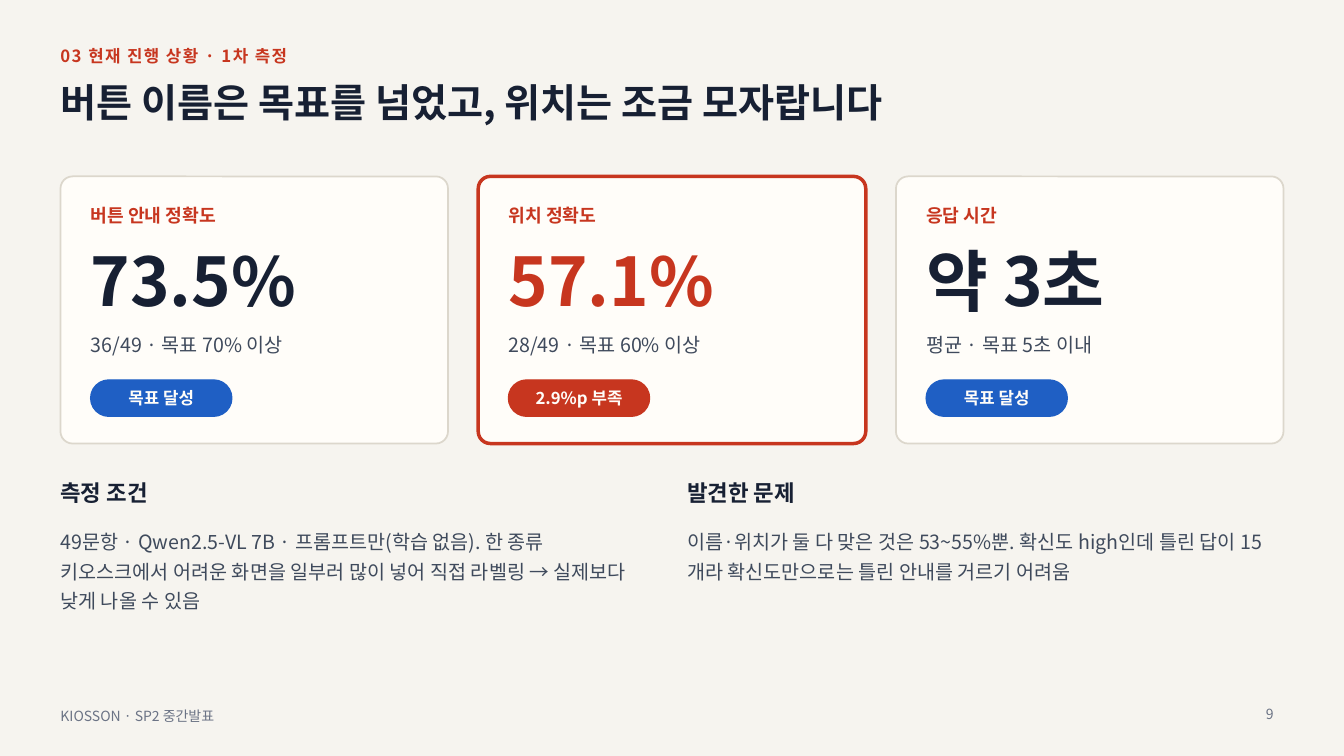
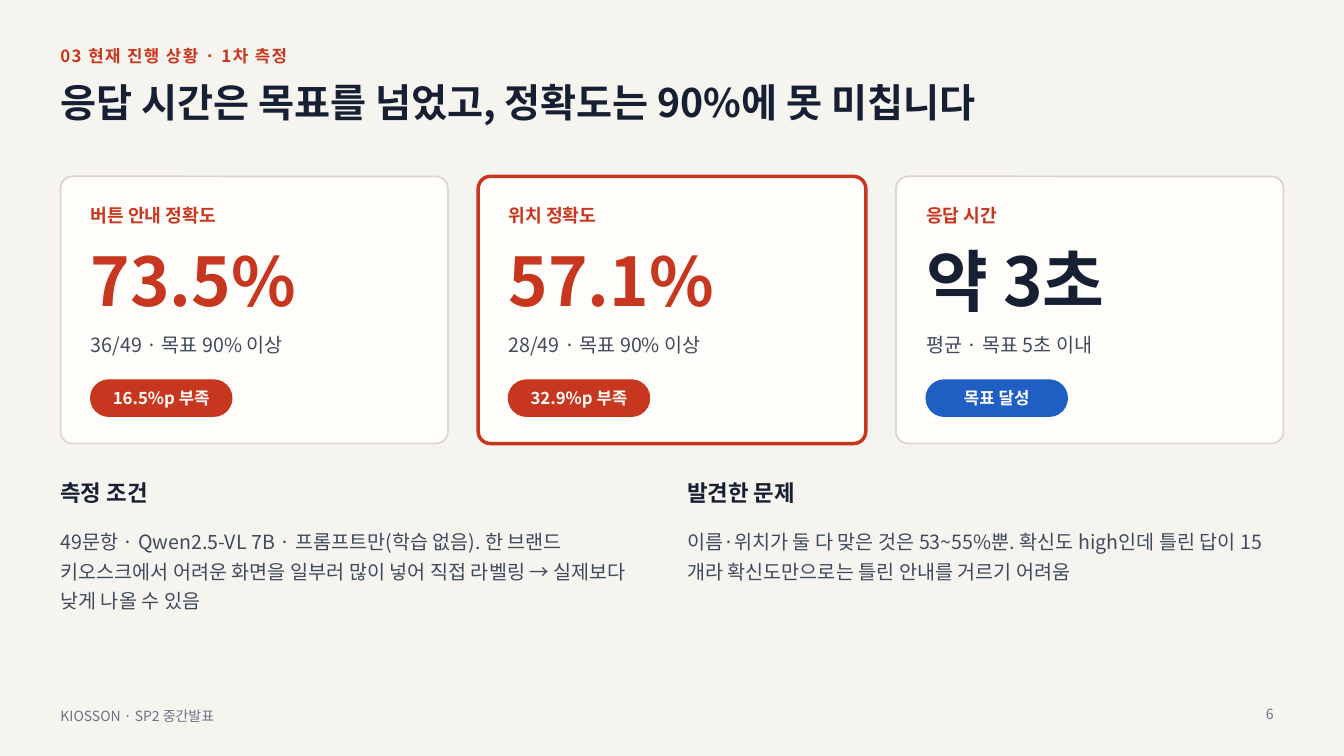
Before and after one commit to TeamProjectAIServiceDevelop/team-project, a slide deck: slide 6 of 자료/중간발표/중간발표.pptx (slide 9 before the commit). Drawn at 1344x756 pixels with LibreOffice and Linux fonts; fonts in the diff are those of the drawing. Boxes give left, top, right and bottom in pixels: in the first picture for what was removed or moved away, otherwise in the second. Text is boxed around its words. In the diff, an @@ line names an element or a change of style, - is before the commit and + after.

```diff
--- a/자료/중간발표/중간발표.pptx
+++ b/자료/중간발표/중간발표.pptx
@@ title at (60,84,975,126): text changed @@
-버튼 이름은 목표를 넘었고, 위치는 조금 모자랍니다
+응답 시간은 목표를 넘었고, 정확도는 90%에 못 미칩니다
@@ text "73.5%" at (91,255,296,307): text colour #172033 to #C7361F @@
@@ text at (91,335,283,356): text changed @@
-36/49 · 목표 70% 이상
+36/49 · 목표 90% 이상
@@ text at (508,335,701,356): text changed @@
-28/49 · 목표 60% 이상
+28/49 · 목표 90% 이상
@@ rounded rectangle at (91,380,232,416): fill #1F5FC4 to #C7361F; outline #1F5FC4 1 pt to #C7361F 1 pt @@
@@ text at (113,390,210,408): text changed @@
-목표 달성
+16.5%p 부족
@@ text at (531,390,628,408): text changed @@
-2.9%p 부족
+32.9%p 부족
@@ text at (60,532,626,610): text changed @@
-49문항 · Qwen2.5-VL 7B · 프롬프트만(학습 없음). 한 종류 키오스크에서 어려운 화면을 일부러 많이 넣어 직접 라벨링 → 실제보다 낮게 나올 수 있음
+49문항 · Qwen2.5-VL 7B · 프롬프트만(학습 없음). 한 브랜드 키오스크에서 어려운 화면을 일부러 많이 넣어 직접 라벨링 → 실제보다 낮게 나올 수 있음
@@ page number at (1266,708,1274,719): text changed @@
-9
+6
```
Also in this commit, not shown: 6 other slides changed, 1 slide added, 4 slides removed, 2 other files.
